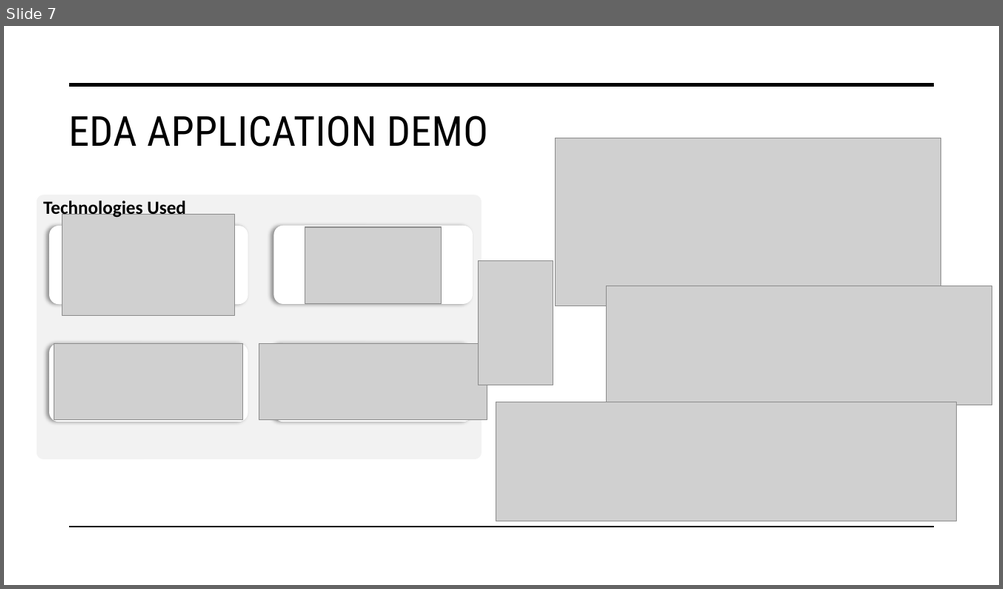
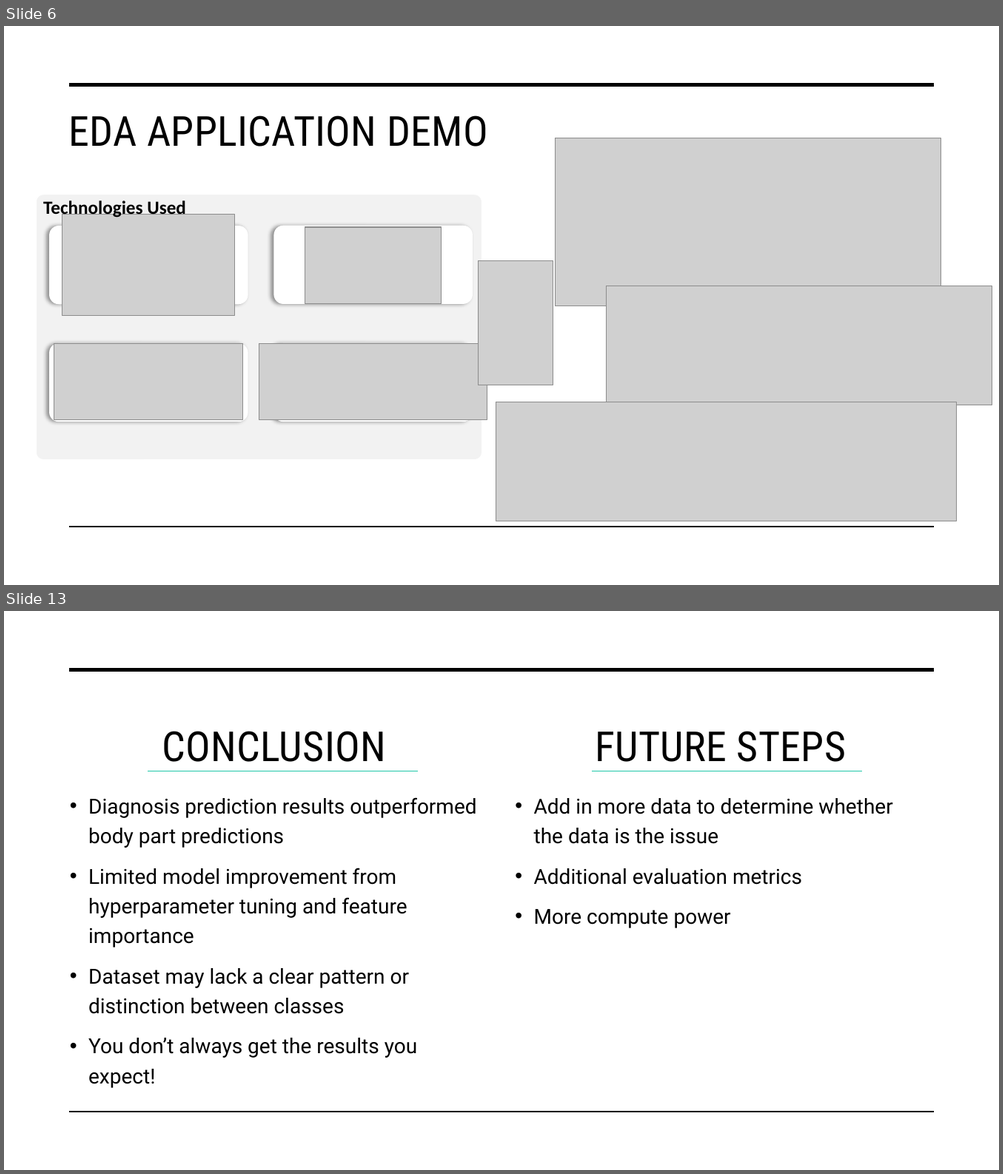
Before and after one commit to DATA-606-2023-FALL-TUESDAY/Whittington_Michael, a slide deck: docs/Final_Presentation - Predictive Analysis for Injury Diagnosis and Localization.pptx. Shown one above the other, each under a label of ours: slide 7 before the commit, slides 6 and 13 after it; the slides between them are not shown. The pictures are 1003x589 and 1003x1174 pixels, drawn with LibreOffice and Linux fonts; fonts in the diff are those of the drawing; grey boxes stand for pictures. Boxes give left, top, right and bottom in pixels: in the first picture for what was removed or moved away, otherwise in the second. Text is boxed around its words. In the diff, an @@ line names an element or a change of style, - is before the commit and + after.

```diff
--- a/docs/Final_Presentation - Predictive Analysis for Injury Diagnosis and Localization.pptx
+++ b/docs/Final_Presentation - Predictive Analysis for Injury Diagnosis and Localization.pptx
@@ slide 13 added at [4,611,999,1170], background #FFFFFF @@
@@ line added from (70, 670) to (933, 670), #000000 3.5 pt @@
@@ title added at [162,731,386,772], 40 pt, text #000000 @@
+CONCLUSION
@@ text added at [595,731,845,772], 40 pt, text #000000 @@
+FUTURE STEPS
@@ line added from (148, 772) to (418, 772), #1EC7A8 0.5 pt @@
@@ line added from (592, 772) to (862, 772), #1EC7A8 0.5 pt @@
@@ text added at [88,797,476,1088], 20 pt, text #000000 @@
+• Diagnosis prediction results outperformed body part predictions
+• Limited model improvement from hyperparameter tuning and feature importance
+• Dataset may lack a clear pattern or distinction between classes
+• You don’t always get the results you expect!
@@ text added at [534,798,892,928], 20 pt, text #000000 @@
+• Add in more data to determine whether the data is the issue
+• Additional evaluation metrics
+• More compute power
@@ line added from (70, 1113) to (933, 1113), #000000 1 pt @@
@@ what was slide 7 is now slide 6 @@
```
Also in this commit, not shown: 3 slides changed, 6 other slides added, 4 slides removed.
